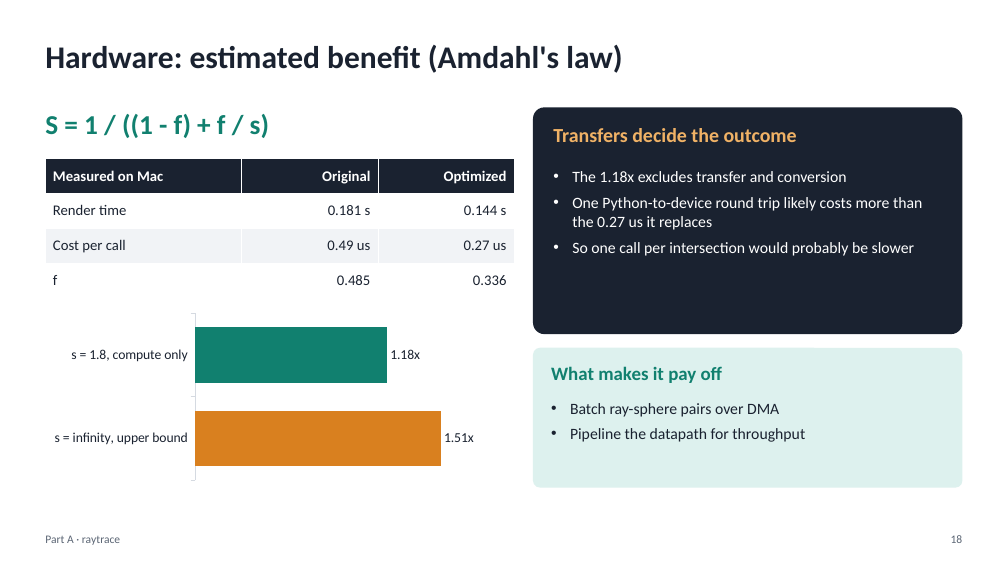
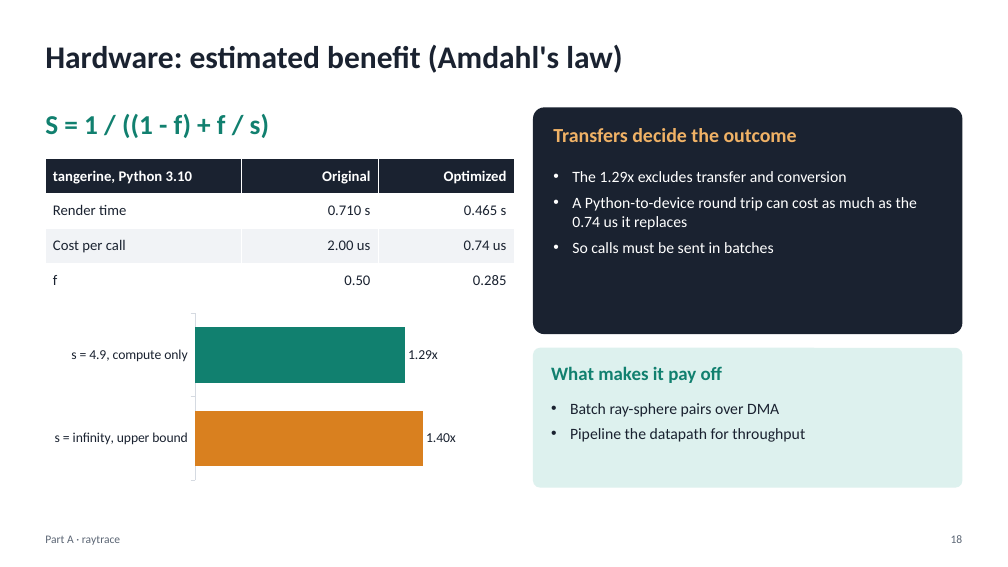
Before and after one commit to muhameedm/hw-sw-codesign-project, a slide deck: slide 18 of presentation/presentation.pptx. Drawn at 1008x567 pixels with LibreOffice and Linux fonts; fonts in the diff are those of the drawing. Boxes give left, top, right and bottom in pixels: in the first picture for what was removed or moved away, otherwise in the second. Text is boxed around its words. In the diff, an @@ line names an element or a change of style, - is before the commit and + after.

Commit message:
Update the presentation with the final measurements
Use the python3-dbg profiles and the host measurement of f.

```diff
--- a/presentation/presentation.pptx
+++ b/presentation/presentation.pptx
@@ table at [45, 159, 514, 298] @@
-row 1, column 1: Measured on Mac
+row 1, column 1: tangerine, Python 3.10
-row 2, column 2: 0.181 s
+row 2, column 2: 0.710 s
-row 2, column 3: 0.144 s
+row 2, column 3: 0.465 s
-row 3, column 2: 0.49 us
+row 3, column 2: 2.00 us
-row 3, column 3: 0.27 us
+row 3, column 3: 0.74 us
-row 4, column 2: 0.485
+row 4, column 2: 0.50
-row 4, column 3: 0.336
+row 4, column 3: 0.285
@@ text at [572, 171, 917, 253]: text changed @@
-• The 1.18x excludes transfer and conversion
-• One Python-to-device round trip likely costs more than the 0.27 us it replaces
-• So one call per intersection would probably be slower
+• The 1.29x excludes transfer and conversion
+• A Python-to-device round trip can cost as much as the 0.74 us it replaces
+• So calls must be sent in batches
@@ bar chart at [45, 310, 514, 484] @@
-categories: s = 1.8, compute only, s = infinity, upper bound
+categories: s = 4.9, compute only, s = infinity, upper bound
-Series 1: 1.18, 1.51
+Series 1: 1.29, 1.4
```
Also in this commit, not shown: 10 other slides changed, 5 other files.
